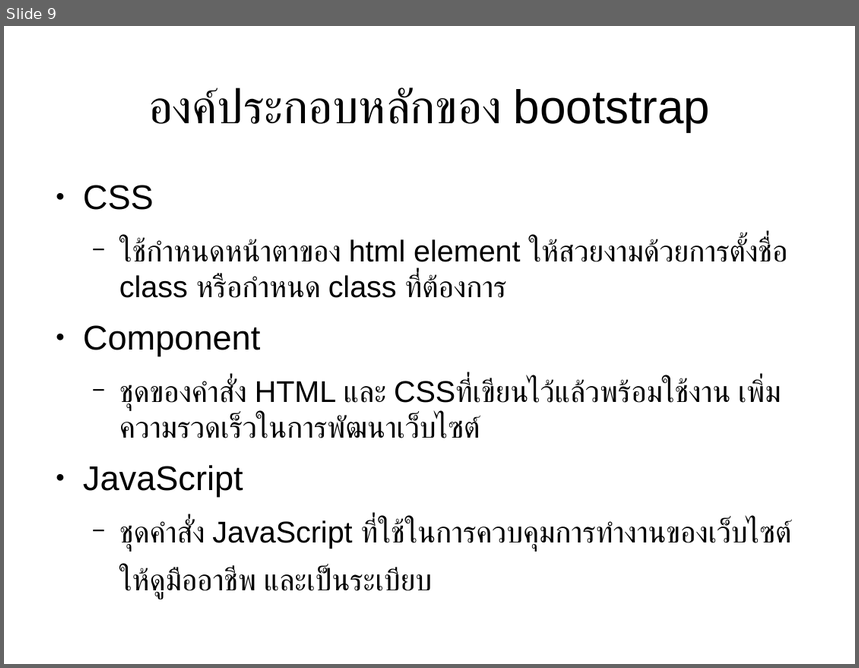
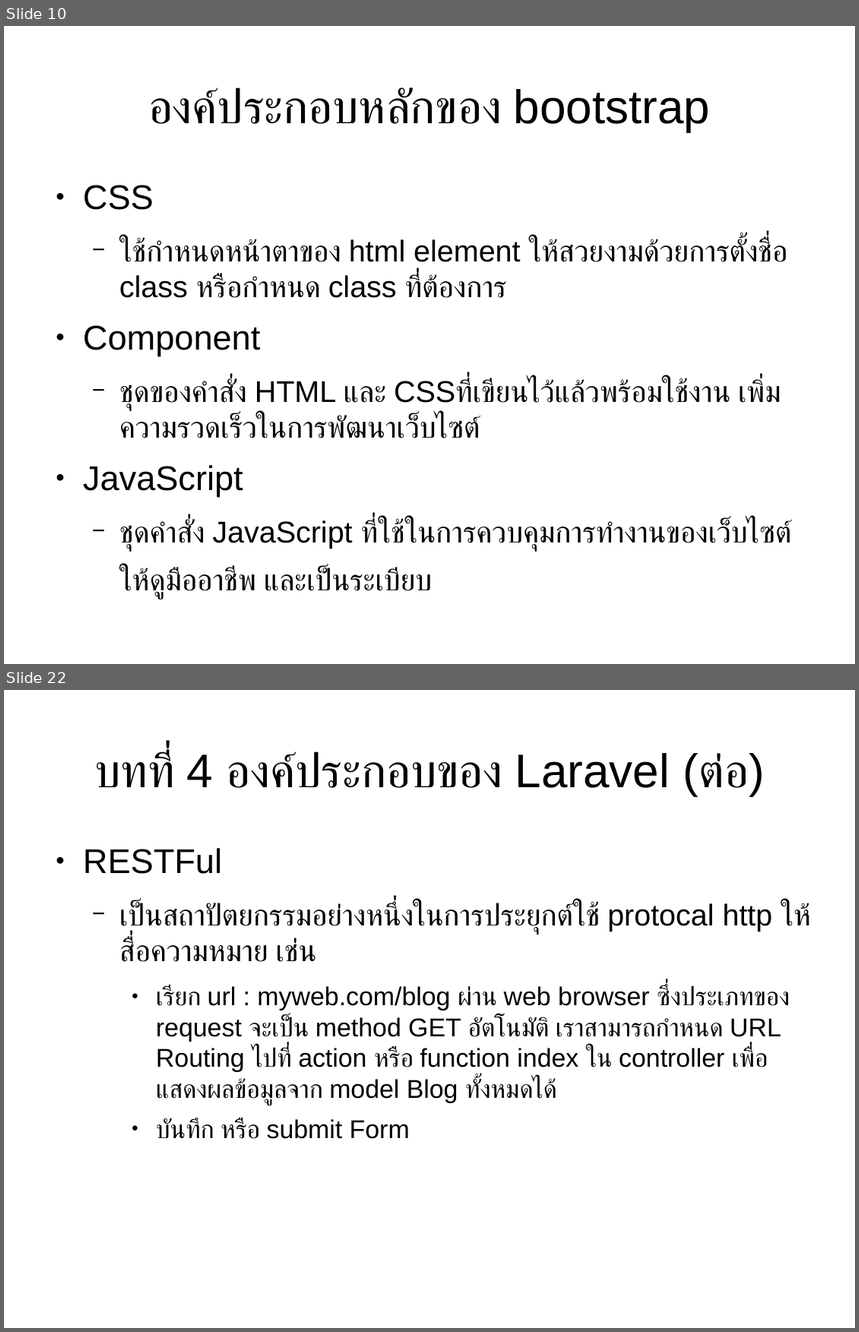
Before and after one commit to expstudio/Laravel-Course-Material, a slide deck: slide course.odp. Shown one above the other, each under a label of ours: slide 9 before the commit, slides 10 and 22 after it; the slides between them are not shown. The pictures are 859x668 and 859x1332 pixels, drawn with LibreOffice and Linux fonts; fonts in the diff are those of the drawing. Boxes give left, top, right and bottom in pixels: in the first picture for what was removed or moved away, otherwise in the second. Text is boxed around its words. In the diff, an @@ line names an element or a change of style, - is before the commit and + after.

```diff
--- a/slide course.odp
+++ b/slide course.odp
@@ slide 22 added at bbox=[4, 690, 855, 1328], background #FFFFFF @@
@@ title added at bbox=[94, 751, 764, 796], 44 pt, text #000000 @@
+บทที่ 4 องค์ประกอบของ Laravel (ต่อ)
@@ text added at bbox=[83, 848, 811, 1139], 24 pt, text #000000 @@
+● RESTFul
+  − เป็นสถาปัตยกรรมอย่างหนึ่งในการประยุกต์ใช้ protocal http ให้สื่อความหมาย เช่น
+    ● เรียก url : myweb.com/blog ผ่าน web browser ซึ่งประเภทของ request จะเป็น method GET อัตโนมัติ เราสามารถกำหนด URL Routing ไปที่ action หรือ function index ใน controller เพื่อแสดงผลข้อมูลจาก model Blog ทั้งหมดได้
+    ● บันทึก หรือ submit Form
@@ what was slide 9 is now slide 10 @@
```
Also in this commit, not shown: 4 slides changed, 12 other slides added, 3 slides removed, 2 other files.
